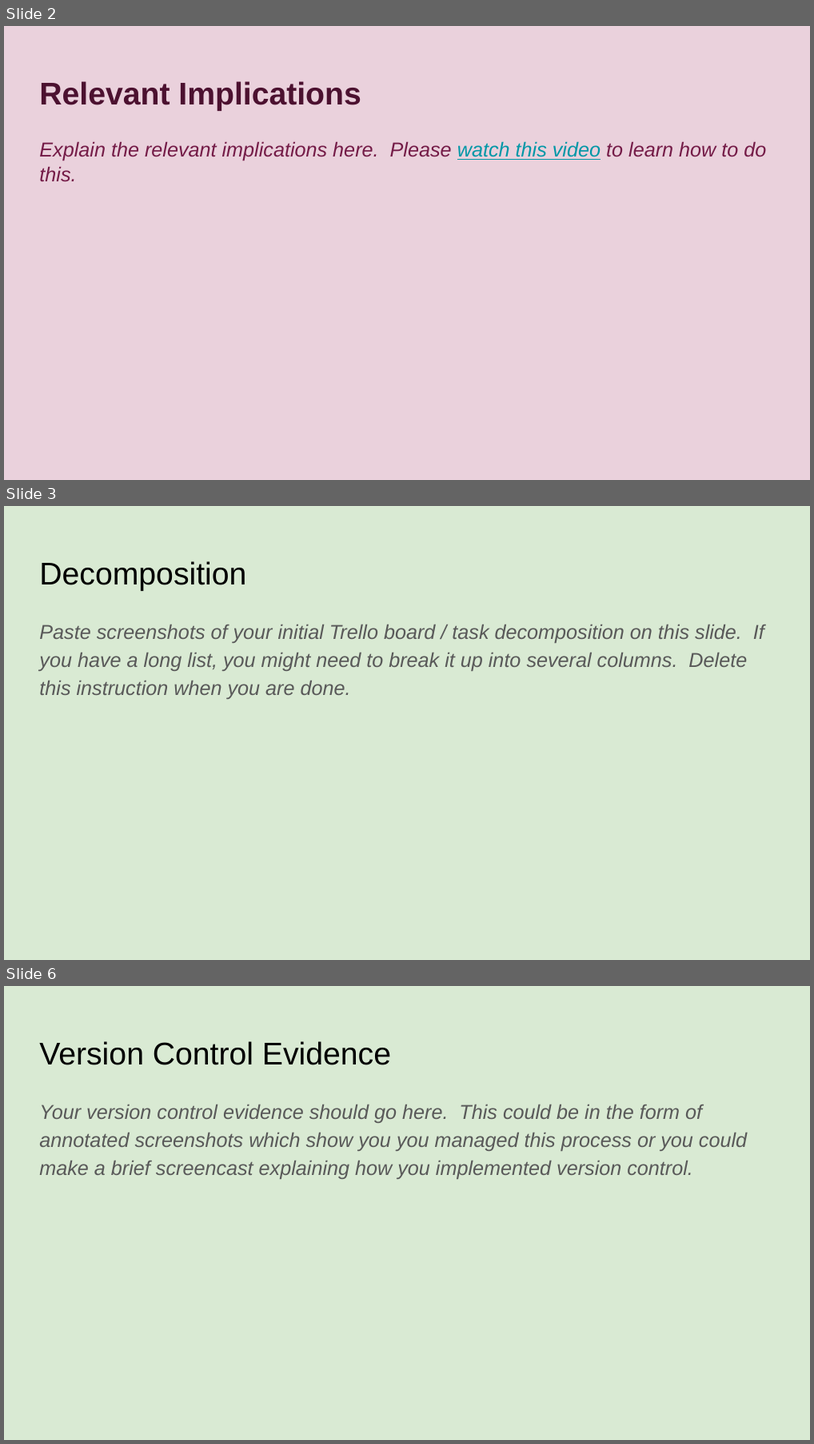
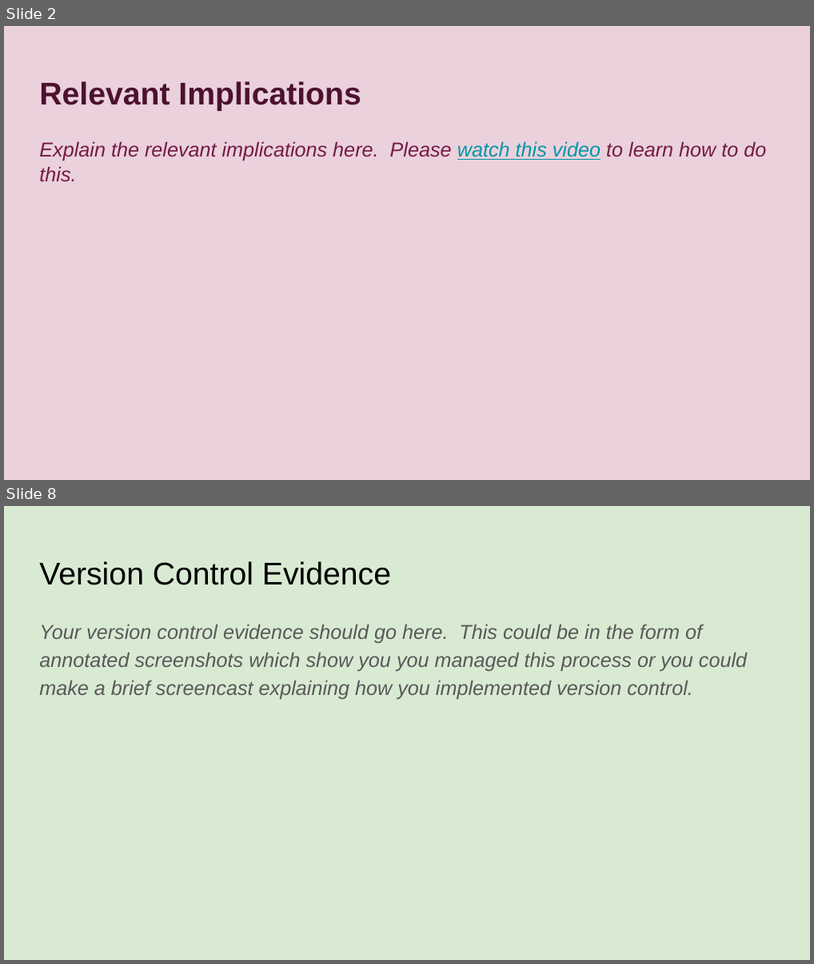
Before and after one commit to xkiio/desktop-tutorial, a slide deck: 022_91893+_+91897+Documentation.pptx. Shown one above the other, each under a label of ours: slides 2, 3 and 6 before the commit, slides 2 and 8 after it; the slides between them are not shown. The pictures are 814x1444 and 814x964 pixels, drawn with LibreOffice and Linux fonts; fonts in the diff are those of the drawing. Boxes give left, top, right and bottom in pixels: in the first picture for what was removed or moved away, otherwise in the second. Text is boxed around its words. In the diff, an @@ line names an element or a change of style, - is before the commit and + after.

```diff
--- a/022_91893+_+91897+Documentation.pptx
+++ b/022_91893+_+91897+Documentation.pptx
@@ slide 3 removed at [4, 506, 810, 960], background #D9EAD3 @@
@@ title removed at [39, 561, 246, 591] @@
-Decomposition
@@ text removed at [39, 624, 765, 699] @@
-Paste screenshots of your initial Trello board / task decomposition on this slide. If you have a long list, you might need to break it up into several columns. Delete this instruction when you are done.
@@ what was slide 6 is now slide 8 @@
```
Also in this commit, not shown: 3 slides changed, 3 slides added, 2 other files.
